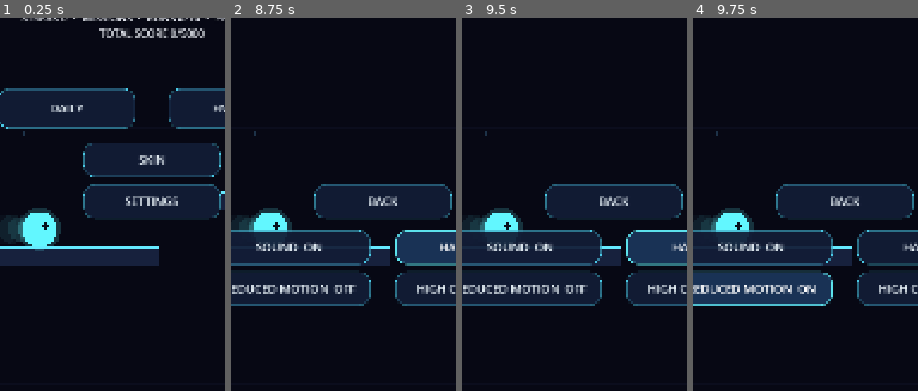
Above: before the commit, frames 1-4 (left to right).
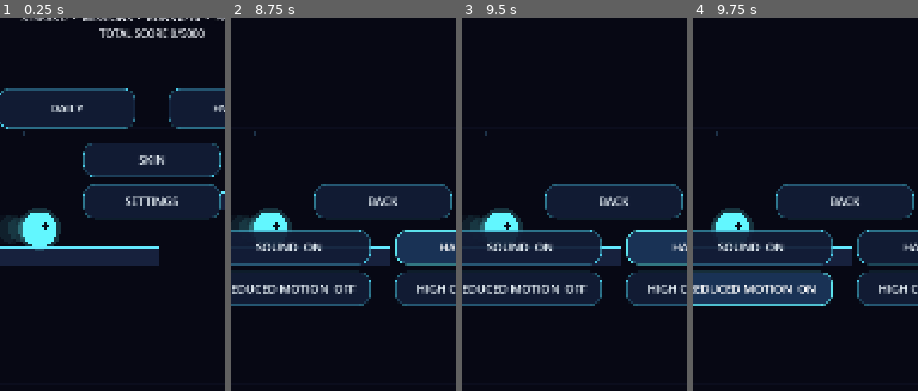
Above: after the commit, the same moments.

Repository: dbrckk/Jumpy
Game: Godot game, scene res://scenes/Main.tscn
The game is run twice, just before and just after one commit, with the same random seed, the same clock (stepped at 60 frames per second) and the same inputs.
Inputs:
- Up to frame 1 (0.25 s): no input
- Up to frame 2 (8.75 s): click "ENDLESS" at 0.5 s; click "ENDLESS" at 1.25 s; click "DAILY" at 2 s; click "SKIN" at 2.75 s; click "DAILY" at 3.5 s; click "SKIN" at 4.25 s; click "DAILY" at 5 s; click "ENDLESS" at 5.75 s; click "SKIN" at 6.5 s; click "SETTINGS" at 7.25 s; click "HAPTICS ON" at 8 s
- Up to frame 3 (9.5 s): click "HAPTICS OFF" at 8.75 s
- Up to frame 4 (9.75 s): click "REDUCED MOTION OFF" at 9.5 s
The pictures show only the part of the screen within x 16-66%, y 50-100%; the shares and areas given below are measured in that part.

Frames 1-3 are identical in both runs. In frame 4, 0.2% of the frame differs, in the area x 3-11%, y 52-57%.

Commit message:
Autocycle v5: validated deterministic Jumpy evolution

Diff:
--- a/scripts/main.gd
+++ b/scripts/main.gd
@@ -459,7 +459,8 @@
 			draw_circle(coin_pos, 11.0, Color("070814"))
 	var player_color: Color = skin_color()
 	var player_pos: Vector2 = Vector2(PLAYER_X, player_y) + shake
-	for i: int in range(4, 0, -1):
+	var trail_steps: int = 1 if bool(Profile.data.reduced_motion) else 4
+	for i: int in range(trail_steps, 0, -1):
 		draw_circle(player_pos + Vector2(-float(i) * 22.0, 0), PLAYER_R * (0.62 + float(i) * 0.06), Color(player_color.r, player_color.g, player_color.b, 0.035 * float(5 - i)))
 	draw_circle(player_pos, PLAYER_R + 11.0 if high_contrast_enabled else PLAYER_R + 9.0, Color("ffffff") if high_contrast_enabled else Color(player_color.r, player_color.g, player_color.b, 0.18))
 	draw_circle(player_pos, PLAYER_R, player_color)
